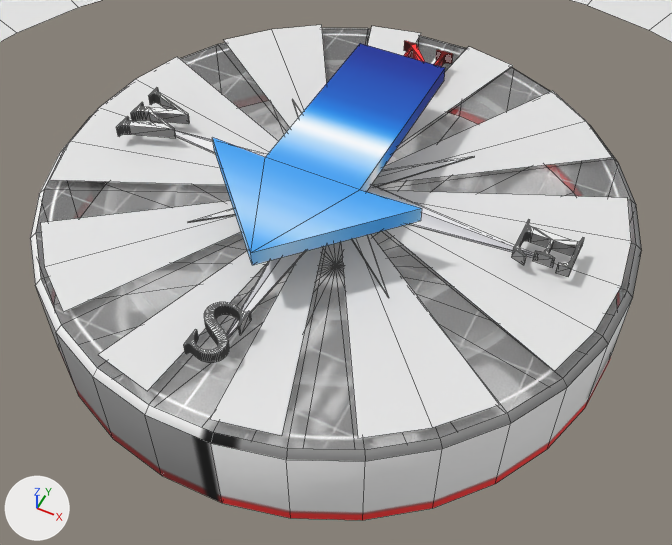
The FBX model Artresource/Max_object/rader_2/rader_02.FBX: old version first, new version second.
One viewpoint serves both versions: a 50 mm lens placed at (0.583, -1.165, 1.435), pointed at (0.042, -0.084, 0.084). Every picture has the same lights, and +X, +Y and +Z are marked at lower left. Mesh edges are drawn as thin lines. Where no turn or scale is listed for an object, it has been applied to the vertices. Vertices at the same position are counted once.

Names of what the first picture shows: 'Rader_02', 'Rader_LoopFX01', 'Rader_LoopFX02', 'rader_arrow', 'rader_news'.
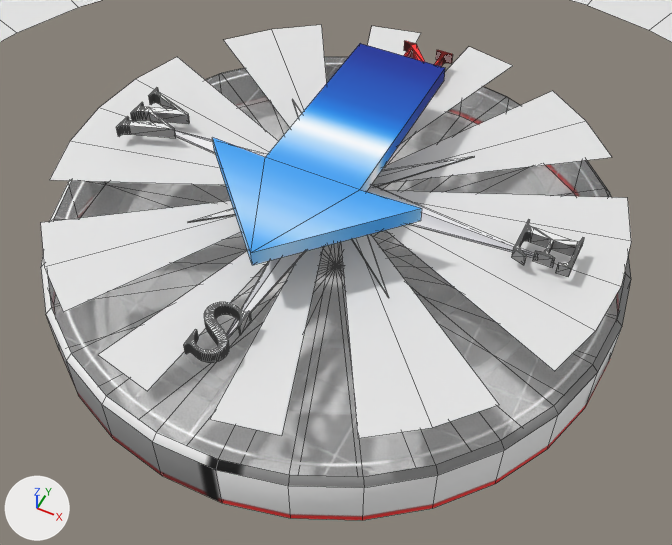
Boxes (x1, y1, x2, y2) around the edits, measured in the pictures (672 x 545 px):
'Rader_02', reshaped: before (31, 28, 641, 520); after (41, 57, 631, 520)

The change in detail:
me_mesh has 121 vertices, 120 faces and spans x -0.575..0.575, y -0.573..0.573, z 0.0..0.203.
me_mesh is used by ob_rader_02; location (0.0, 0.0, 0.0).
me_mesh part 1: all 61 vertices in x -0.575..0.575, y -0.573..0.573, z 0.19..0.203 are moved by (0.0, 0.0, -0.08).
